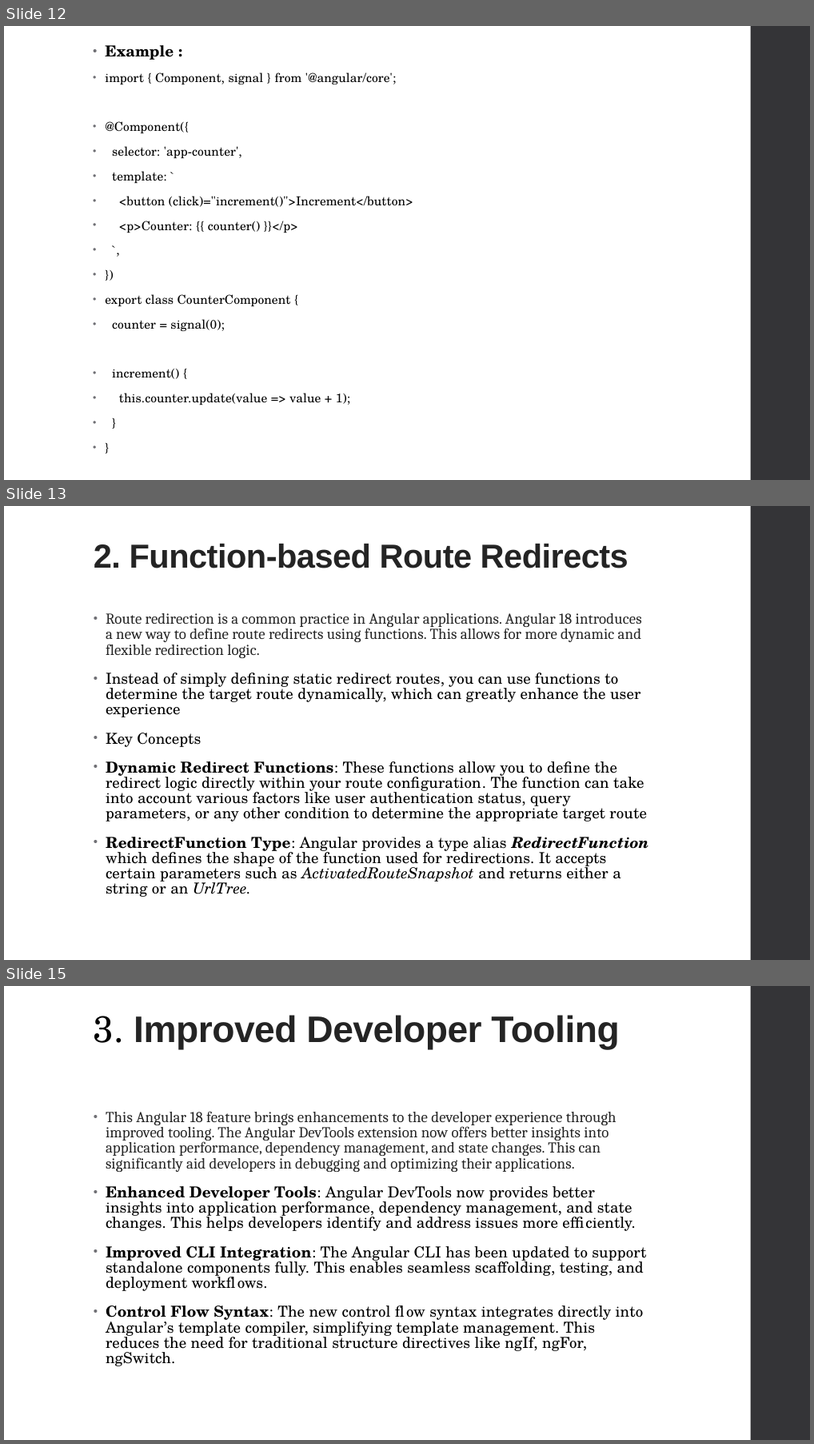
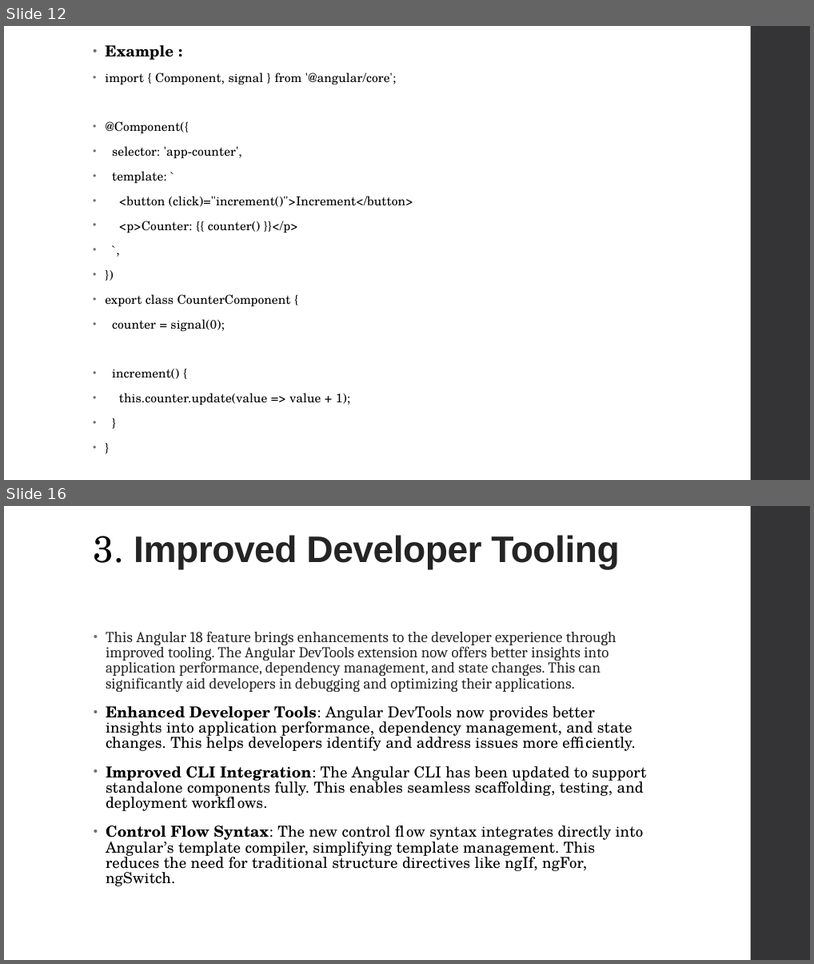
Before and after one commit to Abhijett/Streams, a slide deck: Signals.pptx. Shown one above the other, each under a label of ours: slides 12, 13 and 15 before the commit, slides 12 and 16 after it; the slides between them are not shown. The pictures are 814x1444 and 814x964 pixels, drawn with LibreOffice and Linux fonts; fonts in the diff are those of the drawing. Boxes give left, top, right and bottom in pixels: in the first picture for what was removed or moved away, otherwise in the second. Text is boxed around its words. In the diff, an @@ line names an element or a change of style, - is before the commit and + after.

```diff
--- a/Signals.pptx
+++ b/Signals.pptx
@@ slide 13 removed at [4,506,810,960], background #FFFFFF; not listed: 1 template element that a slide beside it also shows @@
@@ title removed at [94,544,629,568] @@
-2. Function-based Route Redirects
@@ text removed at [106,613,650,896] @@
-• Route redirection is a common practice in Angular applications. Angular 18 introduces a new way to define route redirects using functions. This allows for more dynamic and flexible redirection logic.
-• Instead of simply defining static redirect routes, you can use functions to determine the target route dynamically, which can greatly enhance the user experience
-• Key Concepts
-• Dynamic Redirect Functions: These functions allow you to define the redirect logic directly within your route configuration. The function can take into account various factors like user authentication status, query parameters, or any other condition to determine the appropriate target route
-• RedirectFunction Type: Angular provides a type alias RedirectFunction which defines the shape of the function used for redirections. It accepts certain parameters such as ActivatedRouteSnapshot and returns either a string or an UrlTree.
@@ what was slide 15 is now slide 16 @@
```
Also in this commit, not shown: 3 slides changed, 11 slides added, 1 other slide removed.
